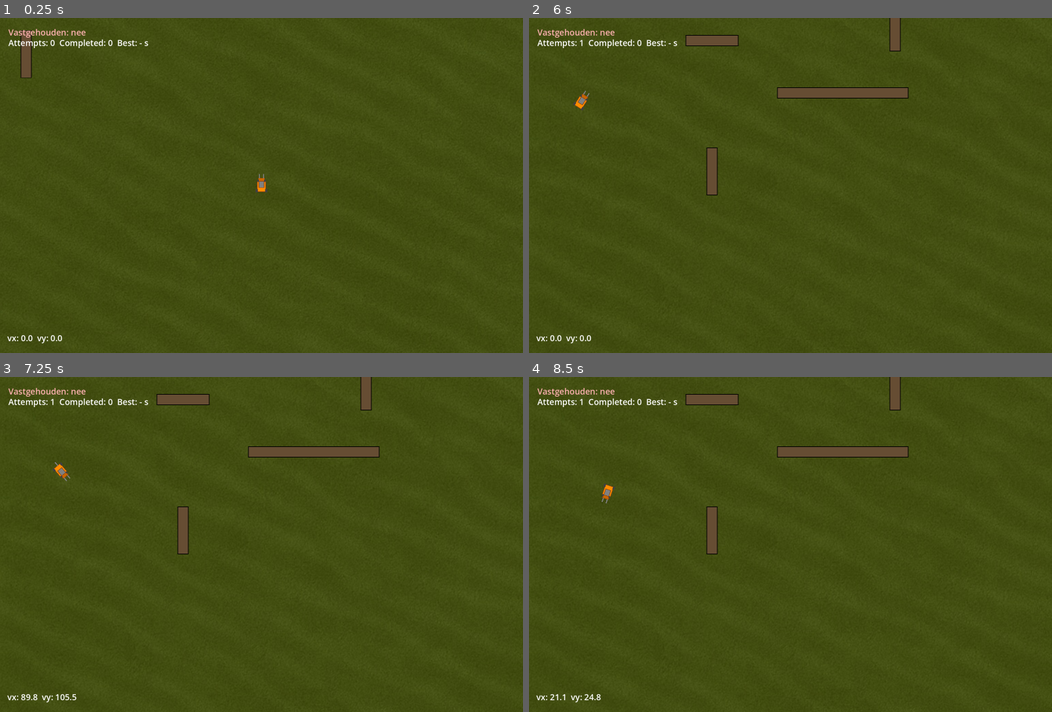
Above: before the commit, frames 1-4 (two rows, left to right).
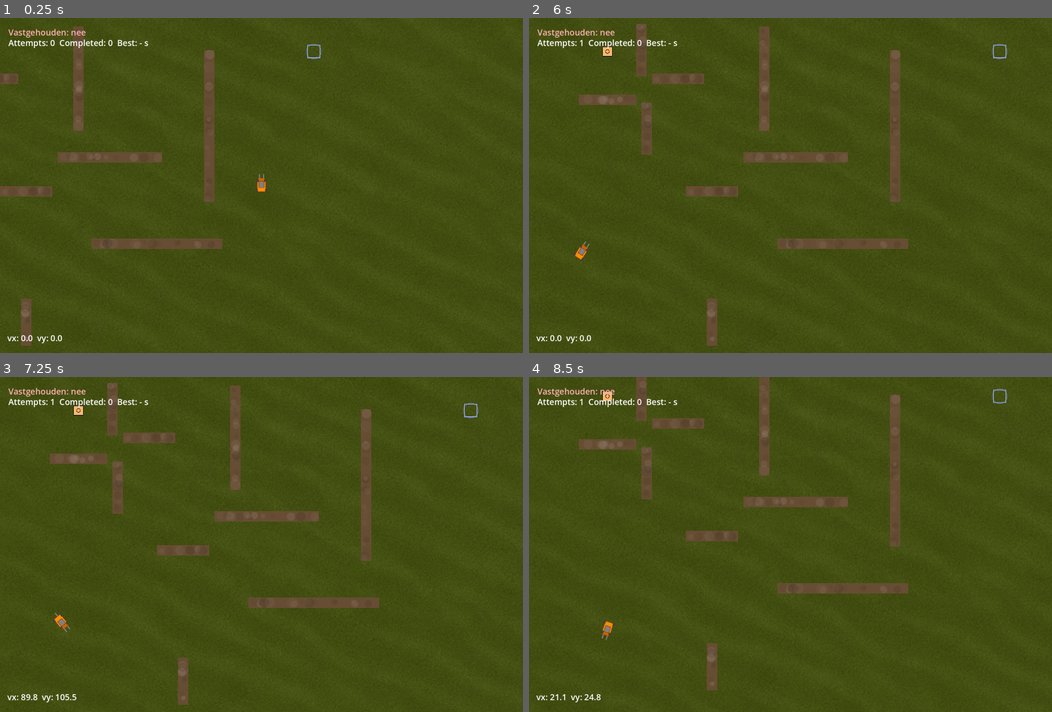
Above: after the commit, the same moments.

Repository: bouwensjohn/godot-puzzle-game
Game: Godot game, scene res://scenes/ChallengeThree.tscn
Same seed, same stepped clock (60 frames per second), same inputs: the game is played once before the commit and once after it. This scene is started directly instead of the project's main scene.
Inputs:
- Up to frame 1 (0.25 s): no input
- Up to frame 2 (6 s): tap Enter at 0.5 s; hold Right (ui_right) 0.53-1.28 s; hold Space (grab) 0.53-1.28 s; hold Left (ui_left) 1.28-2.03 s; tap 1 at 1.35, 4.35 s; hold Right (ui_right) 2.03-2.78 s; tap 9 at 2.1, 5.1 s; hold Up (ui_up) 2.78-3.53 s; tap 0 at 2.85, 5.85 s; hold Space (grab) 3.53-4.28 s; hold Left (ui_left) 3.53-5.78 s; tap R (reset) at 5.75 s; hold Right (ui_right) from 5.78 s (still down)
- Up to frame 3 (7.25 s): release Right (ui_right) at 6.53 s; hold Up (ui_up) from 6.53 s (still down); hold Space (grab) from 6.53 s (still down)
- Up to frame 4 (8.5 s): release Up (ui_up) at 7.28 s; release Space (grab) at 7.28 s; hold Right (ui_right) 7.28-8.03 s; tap 1 at 7.35 s; hold Left (ui_left) from 8.03 s (still down); tap 9 at 8.1 s

The runs differ from the first frame. In frame 1, 3.9% of the frame differs, in the area x 0-62%, y 2-98%; in frame 2, 6.5%; in frame 3, 6.5%, in the area x 9-92%, y 0-98%; in frame 4, 6.3%.

Commit message:
feat: 2x world + Camera2D scrolling in Challenges 1-3; fix: splash layout; feat: irregular wall visuals; tweak: Challenge 3 start pos

Diff:
--- a/scripts/challenge_three.gd
+++ b/scripts/challenge_three.gd
@@ -76,7 +76,7 @@
 	camera.limit_bottom = int(WORLD_H)
 	add_child(camera)
 
-	forklift.global_position = Vector2(W*0.8, H*1.4)
+	forklift.global_position = Vector2(W*0.8, H*0.6)
 	forklift.rotation = -PI/2.0
 	forklift.set("velocity", Vector2.ZERO)
 	piece.global_position = Vector2(W*0.15, H*0.2)
--- a/scripts/wall.gd
+++ b/scripts/wall.gd
@@ -1,26 +1,26 @@
 extends StaticBody2D
 
-var _size: Vector2 = Vector2(20, 640)
+var _size: Vector2 = Vector2(40, 640)
 @export var size: Vector2:
-    set = set_size, get = get_size
+	set = set_size, get = get_size
 
 @export var color: Color = Color(0.4, 0.3, 0.2, 1.0)
 
 func _ready() -> void:
-    add_to_group("walls")
-    _apply_size_to_collision()
+	add_to_group("walls")
+	_apply_size_to_collision()
 
 func _apply_size_to_collision() -> void:
-    var cs := get_node_or_null("WallCollision")
-    if cs and cs is CollisionShape2D and cs.shape is RectangleShape2D:
-        (cs.shape as RectangleShape2D).size = _size
+	var cs := get_node_or_null("WallCollision")
+	if cs and cs is CollisionShape2D and cs.shape is RectangleShape2D:
+		(cs.shape as RectangleShape2D).size = _size
 
 func set_size(v: Vector2) -> void:
-    _size = v
-    _apply_size_to_collision()
-    var vis := get_node_or_null("WallVisual")
-    if vis:
-        (vis as Node2D).queue_redraw()
+	_size = v
+	_apply_size_to_collision()
+	var vis := get_node_or_null("WallVisual")
+	if vis:
+		(vis as Node2D).queue_redraw()
 
 func get_size() -> Vector2:
-    return _size
+	return _size
--- a/scripts/wall_visual.gd
+++ b/scripts/wall_visual.gd
@@ -1,16 +1,54 @@
 extends Node2D
+@export var variation_strength: float = 0.7
+@export var speckle_count: int = 120
+@export var speckle_min_radius: float = 8.0
+@export var speckle_max_radius: float = 20.0
+@export var seed: int = 12345
+var _speckles: Array[Dictionary] = []
+var _last_size: Vector2 = Vector2.ZERO
 
 func _draw():
-    # Draw the wall as a filled rectangle
-    var p := get_parent()
-    var s: Vector2 = p.get("size") if p else Vector2(20, 640)
-    var c: Color = p.get("color") if p else Color(0.4, 0.3, 0.2, 1.0)
-    var rect = Rect2(-s.x * 0.5, -s.y * 0.5, s.x, s.y)
-    draw_rect(rect, c)
+	# Draw the wall as a filled rectangle
+	var p := get_parent()
+	var s: Vector2 = p.get("size") if p else Vector2(20, 640)
+	var c: Color = p.get("color") if p else Color(0.4, 0.3, 0.2, 1.0)
+	var rect = Rect2(-s.x * 0.5, -s.y * 0.5, s.x, s.y)
+	draw_rect(rect, c)
+	_ensure_speckles()
+	for sp in _speckles:
+		var delta: float = sp["delta"]
+		var col: Color = c.lightened(delta) if delta >= 0.0 else c.darkened(-delta)
+		col.a = sp["alpha"]
+		draw_circle(sp["pos"], sp["r"], col)
 
-    # Draw border for better visibility
-    draw_rect(rect, Color.BLACK, false, 2.0)
+
+func _ensure_speckles() -> void:
+	var p := get_parent()
+	var s: Vector2 = p.get("size") if p else Vector2(20, 640)
+	if _speckles.size() > 0 and s == _last_size:
+		return
+	_last_size = s
+	_speckles.clear()
+	var area: float = maxf(1.0, s.x * s.y)
+	var base_area: float = 80000.0
+	var count: int = int(maxf(16.0, float(speckle_count) * area / base_area))
+	var rng := RandomNumberGenerator.new()
+	rng.seed = int(seed + int(s.x) * 131 + int(s.y) * 197)
+	var half_w := s.x * 0.5
+	var half_h := s.y * 0.5
+	for i in count:
+		var r := rng.randf_range(speckle_min_radius, speckle_max_radius)
+		var px := rng.randf_range(-half_w + r, half_w - r)
+		var py := rng.randf_range(-half_h + r, half_h - r)
+		var delta := rng.randf_range(-variation_strength, variation_strength)
+		var alpha := rng.randf_range(0.06, 0.16)
+		_speckles.append({
+			"pos": Vector2(px, py),
+			"r": r,
+			"delta": delta,
+			"alpha": alpha,
+		})
 
 func _ready():
-    # Ensure the wall is always drawn
-    queue_redraw()
+	# Ensure the wall is always drawn
+	queue_redraw()
